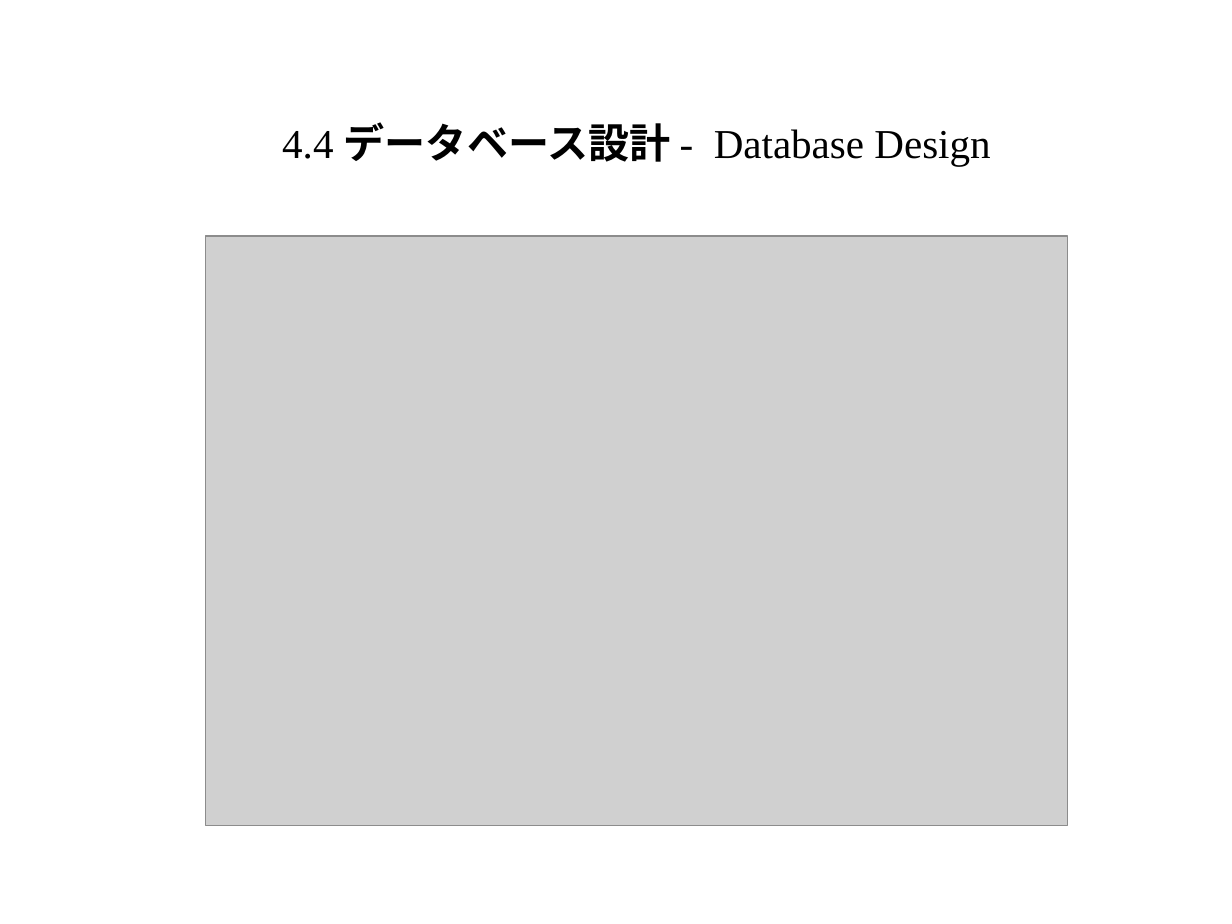
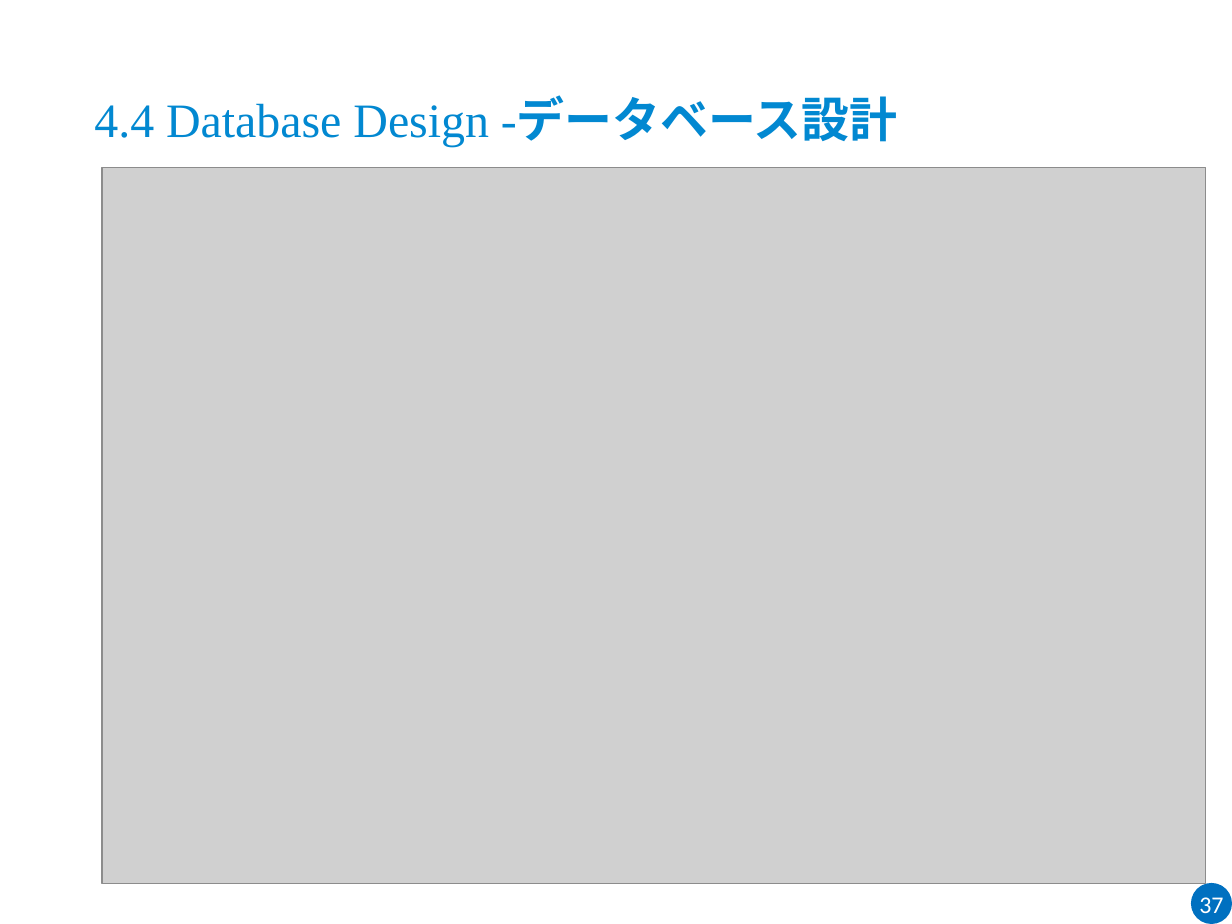
Before and after one commit to sangnvus/2015FALLJS01, a slide deck: slide 41 of WIP/Users/HuyNM/DDL_Slide_v1.0.pptx (slide 16 before the commit). Drawn at 1232x924 pixels with LibreOffice and Linux fonts; fonts in the diff are those of the drawing; grey boxes stand for pictures; background and template pictures are left out. Boxes give left, top, right and bottom in pixels: in the first picture for what was removed or moved away, otherwise in the second. Text is boxed around its words. In the diff, an @@ line names an element or a change of style, - is before the commit and + after.

```diff
--- a/WIP/Users/HuyNM/DDL_Slide_v1.0.pptx
+++ b/WIP/Users/HuyNM/DDL_Slide_v1.0.pptx
@@ title at (94, 100, 897, 147): text changed; size 24 to 28 pt; text colour #000000 to #0288D1 @@
-4.4 データベース設計 - Database Design
+4.4 Database Design -データベース設計
@@ picture: place and size @@
-picture at (206, 237, 1067, 825)
+picture at (102, 168, 1206, 883)
@@ ellipse added at (1191, 883, 1232, 924), fill #0070C0, 14 pt, text #FFFFFF @@
+37
```
Also in this commit, not shown: 28 other slides changed, 47 slides added, 4 slides removed.
